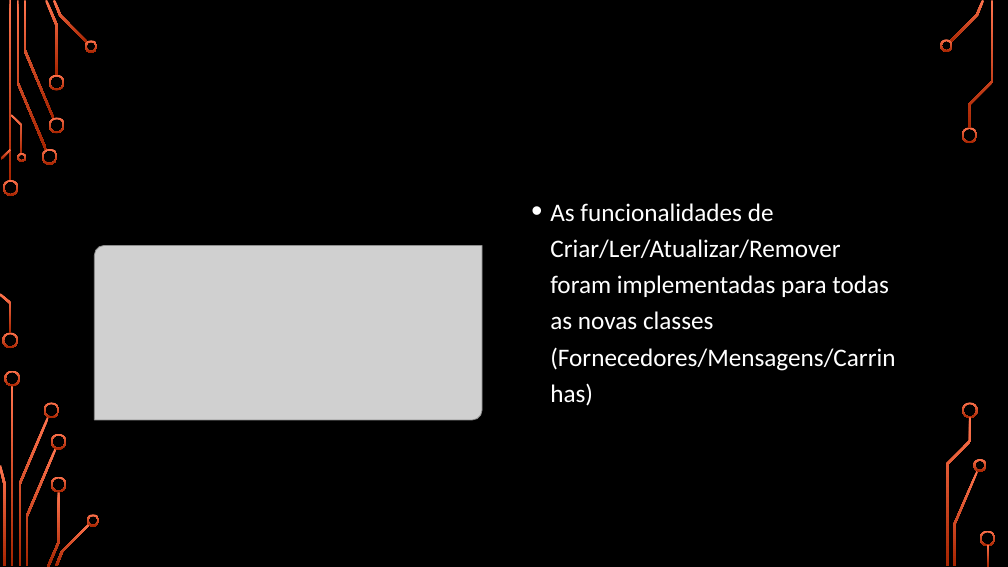
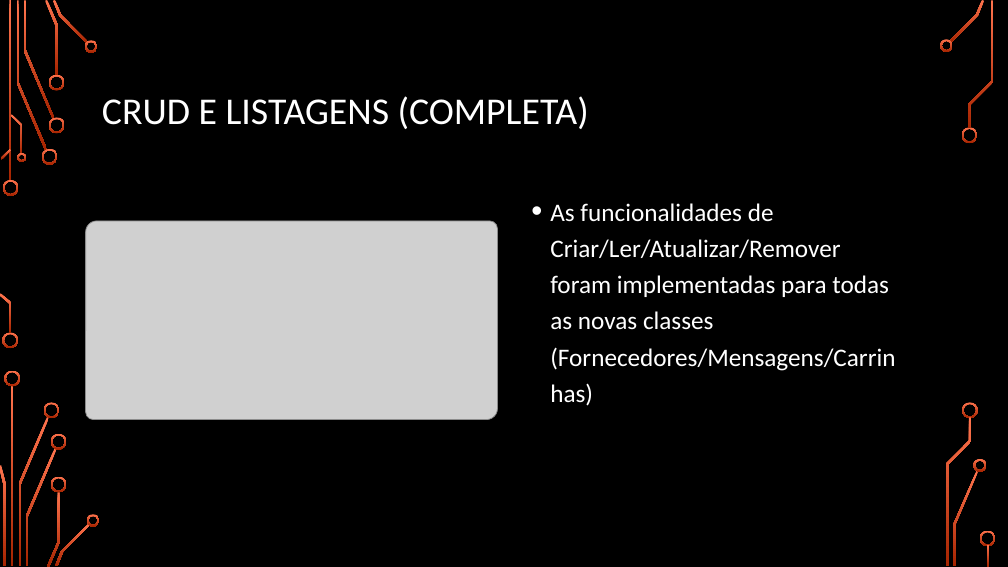
Before and after one commit to ruialves35/Projeto-AEDA, a slide deck: slide 6 of AEDA2021Parte2_Turma7_G7/TransaçõesOnlineParte2.pptx. Drawn at 1008x567 pixels with LibreOffice and Linux fonts; fonts in the diff are those of the drawing; grey boxes stand for pictures; background and template pictures are left out. Boxes give left, top, right and bottom in pixels: in the first picture for what was removed or moved away, otherwise in the second. Text is boxed around its words. In the diff, an @@ line names an element or a change of style, - is before the commit and + after.

```diff
--- a/AEDA2021Parte2_Turma7_G7/TransaçõesOnlineParte2.pptx
+++ b/AEDA2021Parte2_Turma7_G7/TransaçõesOnlineParte2.pptx
@@ title "CRUD E LISTAGENS (COMPLETA)" at (102,96,589,129): size 44 to 36 pt, text colour #000000 to #FFFFFF; alignment centre to left @@
@@ picture: place and size @@
-picture at (95,246,482,420)
+picture at (85,221,498,420)
```
Also in this commit, not shown: 1 other slide changed, 59 other files.
